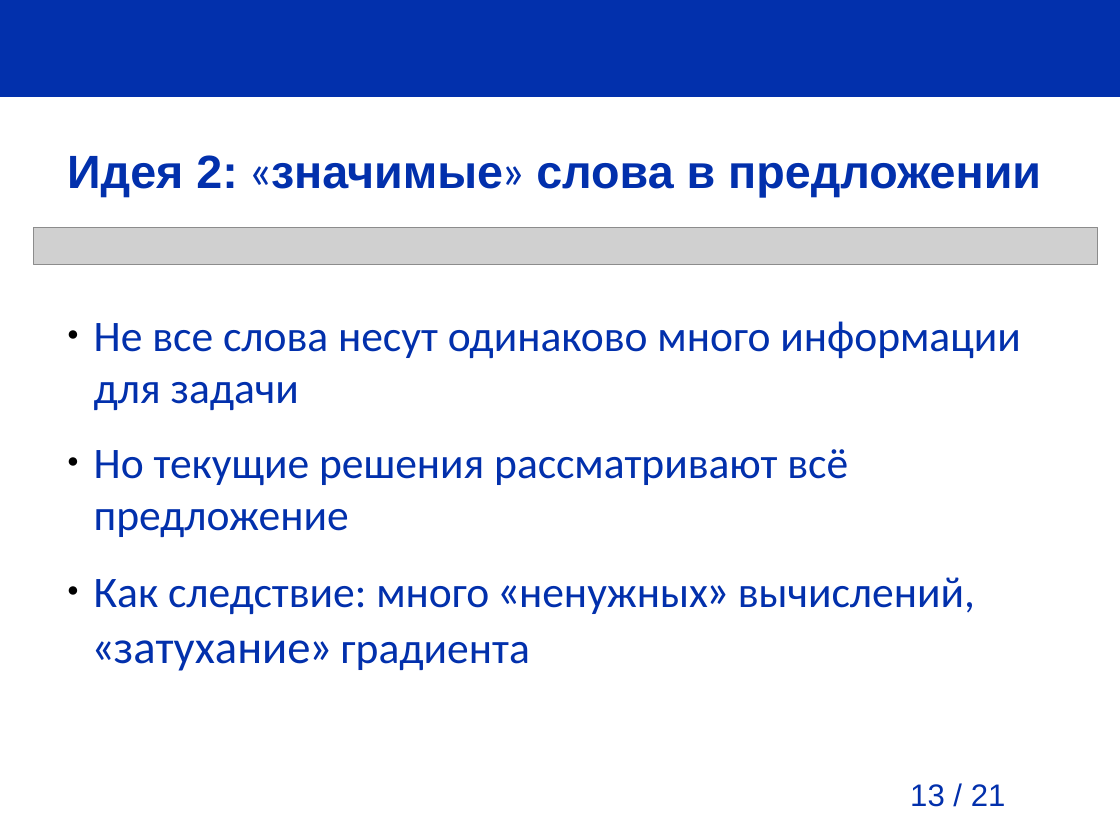
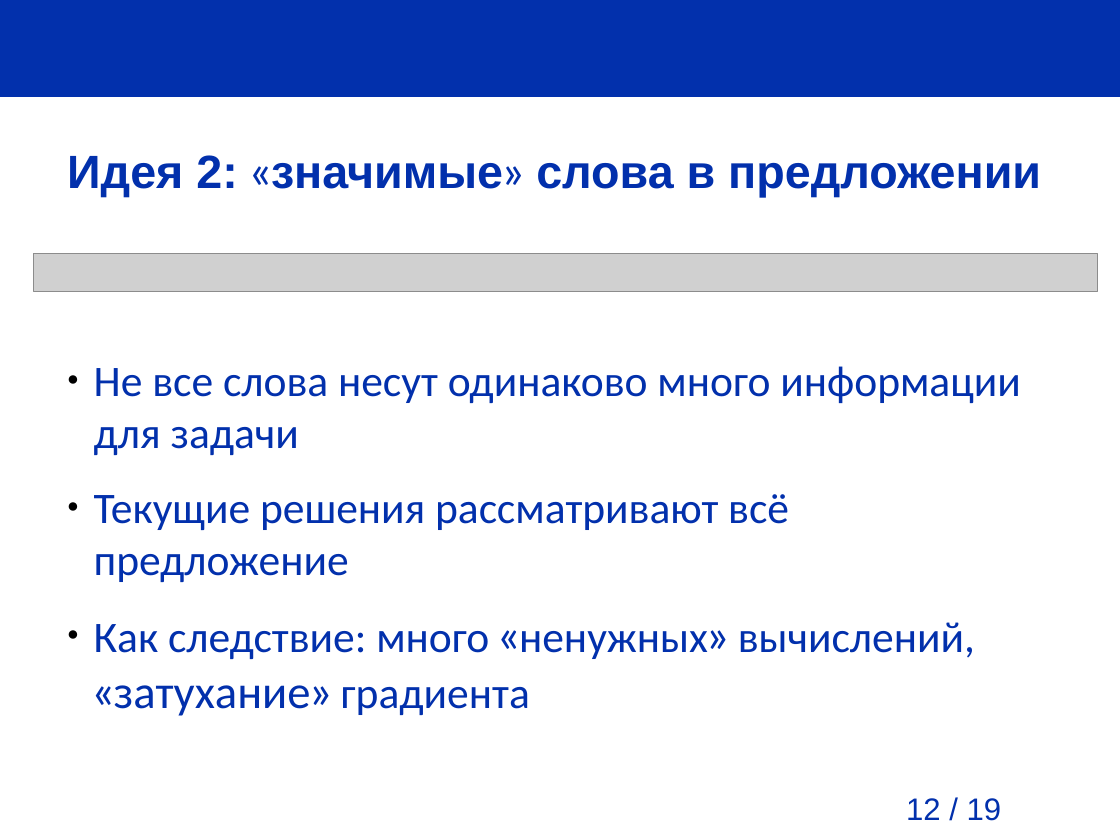
Before and after one commit to pva701/bachelor-thesis, a slide deck: slide 12 of presentation/presentation.odp (slide 13 before the commit). Drawn at 1120x840 pixels with LibreOffice and Linux fonts; fonts in the diff are those of the drawing; grey boxes stand for pictures; background and template pictures are left out. Boxes give left, top, right and bottom in pixels: in the first picture for what was removed or moved away, otherwise in the second. Text is boxed around its words. In the diff, an @@ line names an element or a change of style, - is before the commit and + after.

```diff
--- a/presentation/presentation.odp
+++ b/presentation/presentation.odp
@@ picture: place and size @@
-picture at [34,227,1098,265]
+picture at [34,253,1098,291]
@@ text "Не все слова несут одинаково ...": place and size @@
-text "Не все слова несут одинаково ..." at [94,321,1021,671]
+text "Не все слова несут одинаково ..." at [94,366,1021,716]
@@ text at [94,494,789,582]: text changed @@
-● Но текущие решения рассматривают всё предложение
+● Текущие решения рассматривают всё предложение
@@ page number added at [906,798,1002,821], 20 pt, text #0230AC @@
+12 / 19
@@ page number removed at [910,784,1006,807] @@
-13 / 21
```
Also in this commit, not shown: 14 other slides changed, 7 slides added, 5 slides removed, 15 other files.
